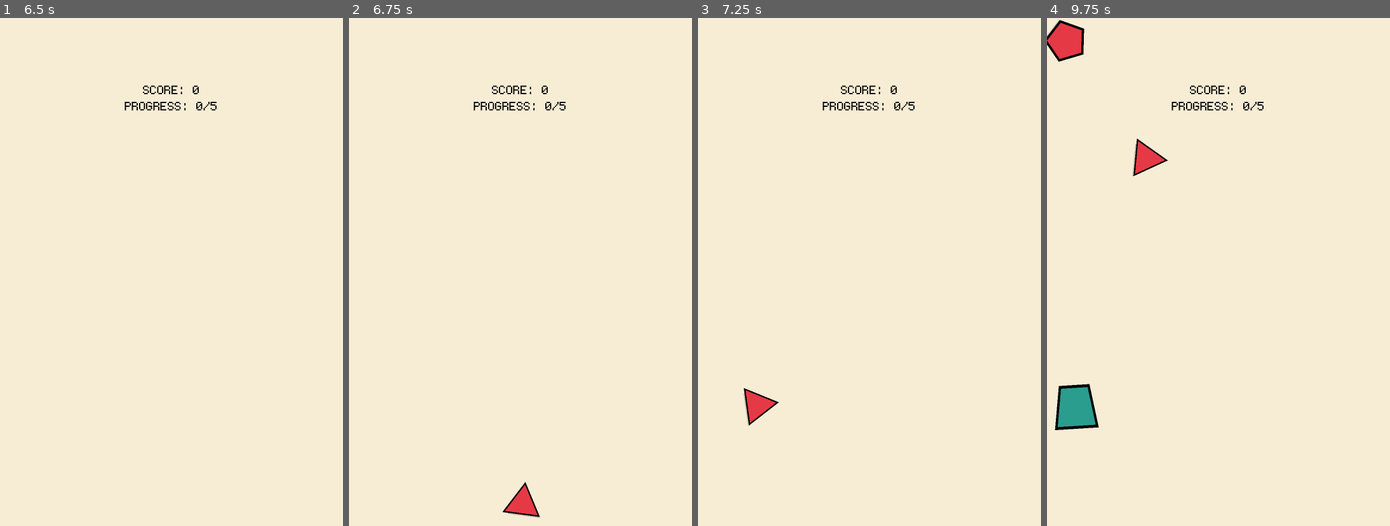
Above: before the commit, frames 1-4 (left to right).
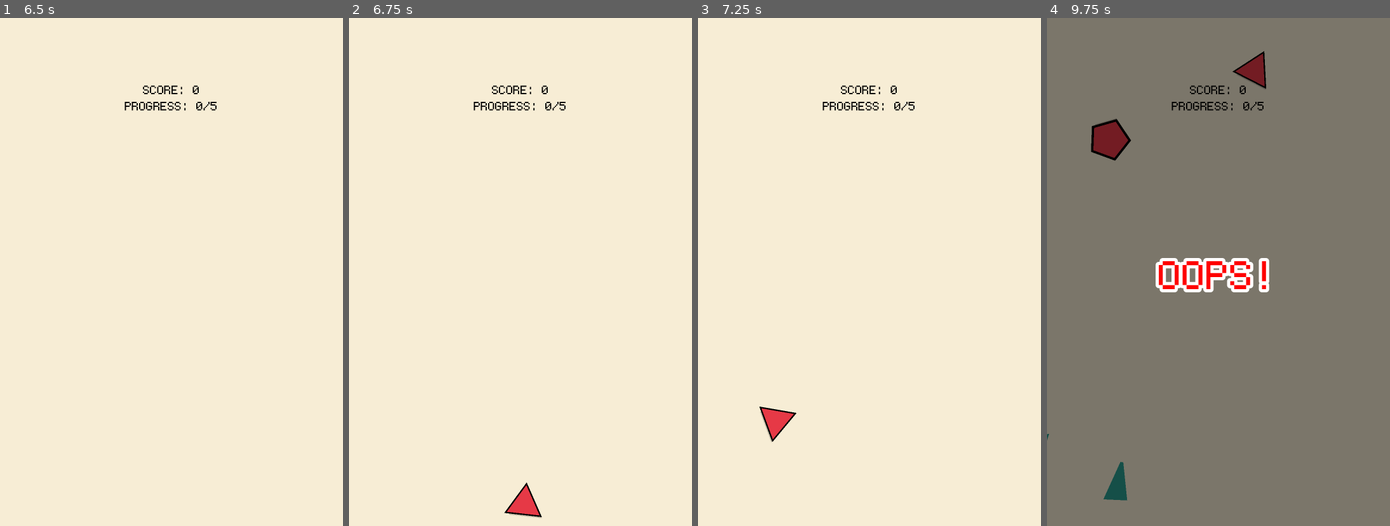
Above: after the commit, the same moments.

Repository: christian759/cut-or-oops
Game: Godot game, scene res://Scenes/splash.tscn
The game is run twice, just before and just after one commit, with the same random seed, the same clock (stepped at 60 frames per second) and the same inputs.
Inputs (mouse positions are in pixels of both pictures, inside the frame that each line leads up to):
- Up to frame 1 (6.5 s): tap Enter at 0.5, 2, 5 s; move the mouse to (246, 246) at 0.52 s; click (246, 246) at 0.67 s; tap Space at 1.25, 2.75, 5.75 s; drag from (102, 297) to (154, 373) at 1.27 s; move the mouse to (205, 160) at 2.02 s; click (205, 160) at 2.17 s; drag from (154, 373) to (68, 195) at 2.77 s; click "START GAME" at 3.5 s; click "SURVIVAL" at 4.25 s; move the mouse to (274, 348) at 5.02 s; click (274, 348) at 5.17 s; drag from (68, 195) to (120, 145) at 5.77 s
- Up to frame 2 (6.75 s): move the mouse to (537, 272) at 6.52 s; click (537, 272) at 6.67 s
- Up to frame 3 (7.25 s): no input
- Up to frame 4 (9.75 s): drag from (1167, 145) to (1149, 297) at 7.27 s; move the mouse to (1293, 246) at 8.02 s; click (1293, 246) at 8.17 s; drag from (1149, 297) to (1098, 434) at 8.77 s; move the mouse to (1252, 160) at 9.52 s; click (1252, 160) at 9.67 s

Frame 1 is identical in both runs. In frame 2, 0.2% of the frame differs, in the area x 44-57%, y 91-99%; in frame 3, 0.7%; in frame 4, 100%, in the area x 0-100%, y 0-100%.

Commit message:
feat: Implement Survival game mode with increasing difficulty, round announcements, and adjusted shape spawning.

Diff:
--- a/Scripts/rules.gd
+++ b/Scripts/rules.gd
@@ -27,6 +27,8 @@
 
 var rush_time_left := 0.0
 var is_rush_mode := false
+var is_survival_mode := false
+var survival_round := 0
 var time_label: Label
 
 func _ready():
@@ -122,18 +124,27 @@
 		is_rush_mode = true
 		rush_time_left = 60.0
 		time_label.show()
+	elif Global.current_mode == Global.GameMode.SURVIVAL:
+		is_survival_mode = true
+		survival_round = 0
+		time_label.hide()
 	else:
 		is_rush_mode = false
+		is_survival_mode = false
 		time_label.hide()
 
 func _generate_new_rule():
 	current_rule_type = randi() % 2 as RuleType
-	target_count = randi() % 3 + 3 # 3 to 5
 	current_progress = 0
 
 	if is_rush_mode:
-		# Maybe slightly harder rules in rush?
 		target_count = randi() % 4 + 4 # 4 to 7
+	elif is_survival_mode:
+		survival_round += 1
+		target_count = 3 + int(float(survival_round) / 2.0) # Slowly increases
+		_show_round_announcement()
+	else:
+		target_count = randi() % 3 + 3 # 3 to 5
 
 	if current_rule_type == RuleType.TYPE_ONLY:
 		target_shape = randi() % 6
@@ -143,6 +154,29 @@
 		rule_label.text = "CUT %d %s SHAPES" % [target_count, _get_color_name(target_color)]
 
 	_update_score_ui()
+
+func _show_round_announcement():
+	# Repurpose popup_label for a quick "ROUND X" flash
+	var original_text = popup_label.text
+	popup_label.text = "ROUND %d" % survival_round
+	rule_popup.visible = true
+	rule_popup.modulate.a = 1.0
+	rule_popup.scale = Vector2.ZERO
+
+	var tween = create_tween()
+	tween.tween_property(rule_popup, "scale", Vector2.ONE, 0.3).set_trans(Tween.TRANS_BACK).set_ease(Tween.EASE_OUT)
+	tween.tween_interval(1.0)
+	tween.tween_property(rule_popup, "modulate:a", 0.0, 0.3)
+	tween.tween_callback(func():
+		rule_popup.visible = false
+		rule_popup.modulate.a = 1.0
+		popup_label.text = original_text
+	)
+
+func _get_difficulty_multiplier() -> float:
+	if is_survival_mode:
+		return 1.0 + (survival_round - 1) * 0.15 # 15% faster per round
+	return 1.0
 
 func _get_shape_name(type: int) -> String:
 	var names = ["TRIANGLES", "SQUARES", "TRAPEZIUMS", "RHOMBUSES", "PENTAGONS", "HEXAGONS"]
@@ -210,6 +244,7 @@
 
 	var screen = get_viewport_rect().size
 	var spawn_type = randf()
+	var diff = _get_difficulty_multiplier()
 
 	if spawn_type < 0.7: # 70% Toss from bottom
 		var start_x = randf_range(100, screen.x - 100)
@@ -221,9 +256,9 @@
 		else:
 			angle += PI/10
 
-		var force = randf_range(700, 1000)
+		var force = randf_range(700, 1000) * diff
 		var vel = Vector2(0, -1).rotated(angle) * force
-		var rot = randf_range(-200, 200)
+		var rot = randf_range(-200, 200) * diff
 		s.setup(Vector2(start_x, start_y), vel, rot, true)
 	else: # 30% Spawn on screen with bounce
 		var start_pos = Vector2(
@@ -231,11 +266,11 @@
 			randf_range(100, screen.y - 100)
 		)
 		var angle = randf() * TAU
-		var vel = Vector2(cos(angle), sin(angle)) * randf_range(100, 200)
-		var rot = randf_range(-100, 100)
+		var vel = Vector2(cos(angle), sin(angle)) * randf_range(100, 200) * diff
+		var rot = randf_range(-100, 100) * diff
 		s.setup(start_pos, vel, rot, false)
 
-	spawn_interval = randf_range(0.8, 2.0)
+	spawn_interval = randf_range(0.8, 2.0) / diff
 
 func _check_cut(start_pos: Vector2, end_pos: Vector2):
 	for shape in shapes_container.get_children():
